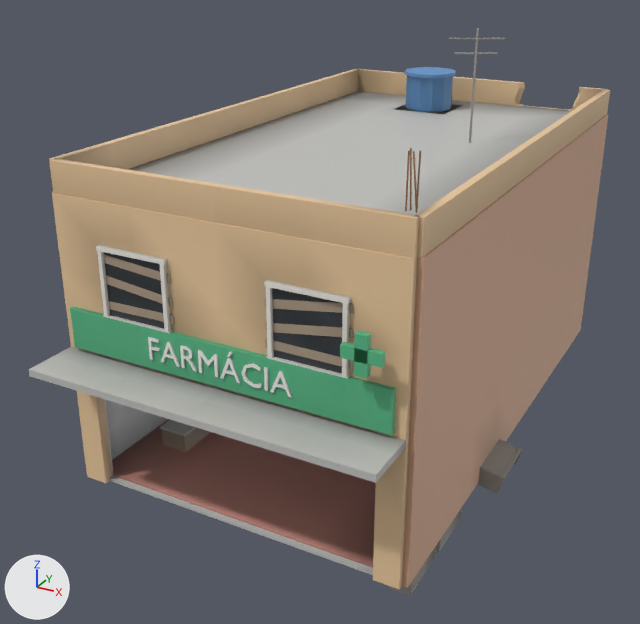
Renders of the glTF model jogo/assets/ruinas/sobrado_1.glb from each side of a commit.
One viewpoint serves both versions: a 50 mm camera at (8.1, -17.27, 10.43) aimed at (-0.56, -1.54, 2.56). Lighting does not change. The marker at lower left points along +X, +Y and +Z. The picture after the commit comes second. Objects named as collision shapes, trigger or cutter boxes, shadow casters or lower levels of detail are left out. Where no turn or scale is listed for an object, it has been applied to the vertices. Vertices at exactly the same position are counted once.

Names of what the first picture shows: 'balcao_loja', 'dentro', 'detalhe', 'ext', 'longe'.
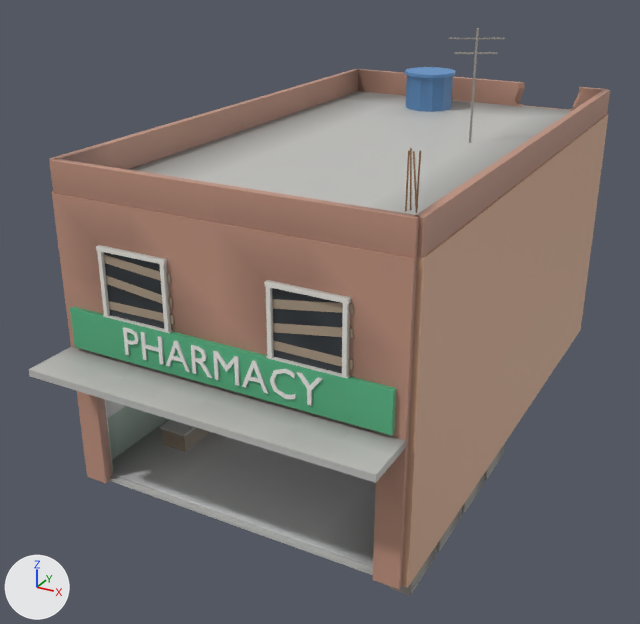
Where the newer file only moved an object's origin or applied its transform, the numbers keep the older frame.

What changed in the scene script:
```text
Add mat_tijolo:
    mat_tijolo = bpy.data.materials.new('tijolo')
    # nodes: BsdfPrincipled, Mix, OutputMaterial, VertexColor
    # colours: beige #c49581, mixed with the vertex colours
Add mat_barra_verde:
    mat_barra_verde = bpy.data.materials.new('barra_verde')
    # nodes: BsdfPrincipled, Mix, OutputMaterial, VertexColor
    # colours: light grey #b3cbbc, mixed with the vertex colours
Add mat_ceramica_cinza:
    mat_ceramica_cinza = bpy.data.materials.new('ceramica_cinza')
    # nodes: BsdfPrincipled, Mix, OutputMaterial, VertexColor
    # colours: light grey #dadada, mixed with the vertex colours
Change me_bag_loja_caixa0_col:
    remove me_bag_loja_caixa0_col.from_pydata(...)  # 1974 vertices, 3796 faces; spans x -2.76..4.86, y -5.93..6.07, z -1.22..2.67
    add me_bag_loja_caixa0_col.from_pydata(...)  # 1837 vertices, 3548 faces; spans x -2.76..4.24, y -5.93..6.07, z -1.22..2.67
    me_bag_loja_caixa0_col part 1: the loose piece of 12 vertices spanning x 2.92..4.86, y -1.15..-1.11, z -0.48..0.32 is turned 77.3 degrees about the y axis through its middle, then moved by (0.0, 0.0, -0.19)
    me_bag_loja_caixa0_col part 2: the loose piece of 12 vertices spanning x 2.92..4.86, y -2.35..-2.31, z -0.48..0.32 is turned 77.3 degrees about the y axis through its middle, then moved by (0.0, 0.0, -0.19)
    me_bag_loja_caixa0_col part 3: the loose piece of 18 vertices spanning x 3.0..4.86, y -2.33..-1.13, z -0.11..0.32 is turned 77.3 degrees about the y axis through its middle, then moved by (0.15, 0.0, -0.38)
    me_bag_loja_caixa0_col part 4: 94 vertices moved from x -2.76..4.24, y -5.93..6.07, z 1.97 to x -2.76..4.24, y -5.93..6.07, z 1.72; 188 vertices removed from x -2.76..4.24, y -5.93..6.07, z 0.5..1.27; 99 vertices added at x -2.76..4.24, y -5.93..6.07, z 0.77..0.92
    me_bag_loja_caixa0_col part 5: 176 faces spanning x -2.65..4.13, y -5.82..5.96, z -0.27..-0.24 switch from mat_ceramica_vermelha to mat_ceramica_cinza
    other edits to the shape of me_bag_loja_caixa0_col do not show in these pictures
    remove me_bag_loja_caixa0_col.materials.append(mat_azulejo)
    add me_bag_loja_caixa0_col.materials.append(mat_barra_verde)
Change me_cr:
    remove me_cr.from_pydata(...)  # 1374 vertices, 2494 faces; spans x -6.52..0.5, y -0.06..12.7, z -4.59..3.9
    remove me_cr.materials.append(mat_placa_verde)
    add me_cr.from_pydata(...)  # 1142 vertices, 2058 faces; spans x -6.52..0.5, y 0.3..12.7, z -4.59..3.9
    me_cr part 6: 11 loose pieces with 232 vertices, spanning x -4.35..0.35, y -0.06..0.31, z -1.24..0.35, are deleted
    remove me_cr.materials.append(mat_letra_branca)
Change me_p_003:
    where me_p_003.from_pydata(...)  # 339 vertices, 636 faces; spans x -7.11..0.11, y -6.11..6.11, z -3.0..3.0
    me_p_003 part 7: all 284 faces that had it switch from mat_reboco_laranja to mat_tijolo
Change me_marquise:
    remove me_marquise.from_pydata(...)  # 389 vertices, 738 faces; spans x -3.58..3.58, y -0.6..12.68, z -0.5..3.7
    add me_marquise.from_pydata(...)  # 621 vertices, 1186 faces; spans x -3.58..3.58, y -0.6..12.68, z -0.5..3.7
    me_marquise part 8: a new loose piece of 48 vertices spanning x -0.51..-0.1, y 0.36..0.41, z 0.31..0.85, in mat_letra_branca
    me_marquise part 9: a new loose piece of 36 vertices spanning x 1.08..1.56, y 0.36..0.41, z 0.31..0.86, in mat_letra_branca
    me_marquise part 10: a new loose piece of 32 vertices spanning x -2.02..-1.68, y 0.36..0.41, z 0.31..0.85, in mat_letra_branca
    me_marquise part 11: a new loose piece of 30 vertices spanning x -0.04..0.46, y 0.36..0.41, z 0.31..0.85, in mat_letra_branca
    me_marquise part 12: a new loose piece of 24 vertices spanning x -1.61..-1.16, y 0.36..0.41, z 0.31..0.85, in mat_letra_branca
    me_marquise part 13: a new loose piece of 22 vertices spanning x 0.52..1.04, y 0.36..0.41, z 0.31..0.85, in mat_letra_branca
    me_marquise part 14: a new loose piece of 22 vertices spanning x -1.1..-0.57, y 0.36..0.41, z 0.31..0.85, in mat_letra_branca
    me_marquise part 15: a new loose piece of 18 vertices spanning x 1.6..2.07, y 0.36..0.41, z 0.31..0.85, in mat_letra_branca
    me_marquise part 16: 6 kept faces spanning x 2.47..3.5, y -0.6..0.49, z 0.07..0.95 get new vertex colours
    me_marquise part 17: 254 faces spanning x -3.58..3.58, y 0.52..12.68, z 3.1..3.7 switch from mat_reboco_laranja to mat_tijolo
    add me_marquise.materials.append(mat_letra_branca)
```

Boxes [x1, y1, x2, y2] around the edits, measured in the pictures (640 x 624 px; the box of a moved part takes in the faces that stretch with it):
'dentro', reshaped
    before: [104, 399, 522, 596]
    after: [104, 399, 505, 596]
'detalhe', reshaped
    before: [96, 28, 506, 398]
    after: [96, 28, 506, 379]
part 1 of me_bag_loja_caixa0_col, moved or reshaped (not visible afterwards)
    before: [499, 439, 522, 465]
part 2 of me_bag_loja_caixa0_col, moved or reshaped (mostly hidden afterwards)
    before: [478, 467, 504, 494]
    after: [461, 503, 465, 514]
part 3 of me_bag_loja_caixa0_col, moved or reshaped
    before: [481, 440, 521, 479]
    after: [464, 475, 484, 513]
part 4 of me_bag_loja_caixa0_col, moved or reshaped
    both: [104, 399, 168, 472]
part 5 of me_bag_loja_caixa0_col, recoloured (lighter)
    both: [112, 421, 376, 568]
part 6 of me_cr, deleted
    before: [148, 330, 386, 398]
part 7 of me_p_003, recoloured
    before: [52, 91, 568, 589]
    after: [52, 106, 568, 589]
part 8 of me_marquise, added
    after: [191, 345, 213, 378]
part 9 of me_marquise, added
    after: [270, 368, 296, 400]
part 10 of me_marquise, added
    after: [123, 327, 140, 355]
part 11 of me_marquise, added
    after: [213, 350, 240, 386]
part 12 of me_marquise, added
    after: [141, 332, 164, 365]
part 13 of me_marquise, added
    after: [242, 360, 269, 394]
part 14 of me_marquise, added
    after: [166, 340, 191, 372]
part 15 of me_marquise, added
    after: [297, 372, 323, 406]
part 16 of me_marquise, edited (looks the same)
    both: [324, 376, 396, 475]
part 17 of me_marquise, recoloured
    both: [49, 69, 610, 258]
